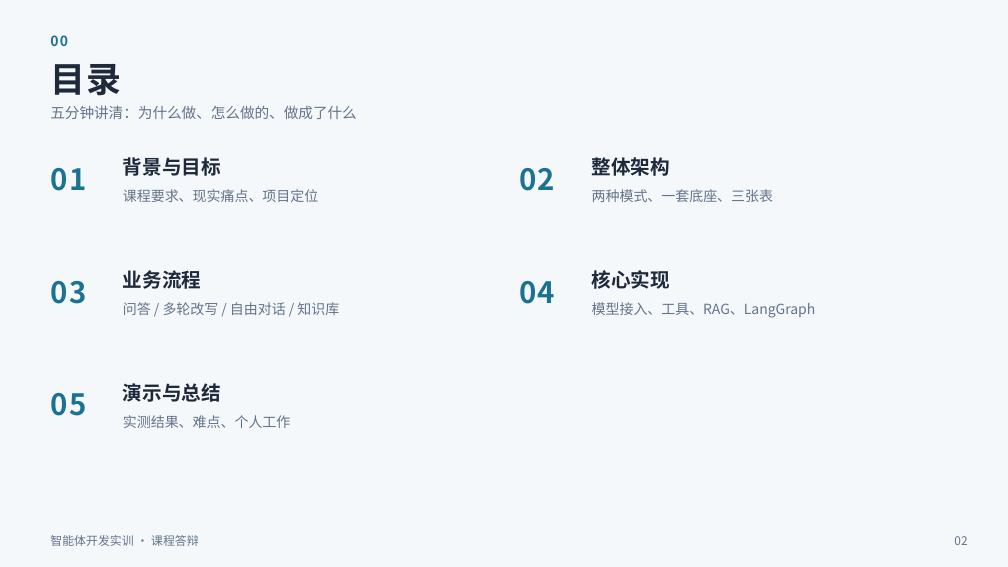
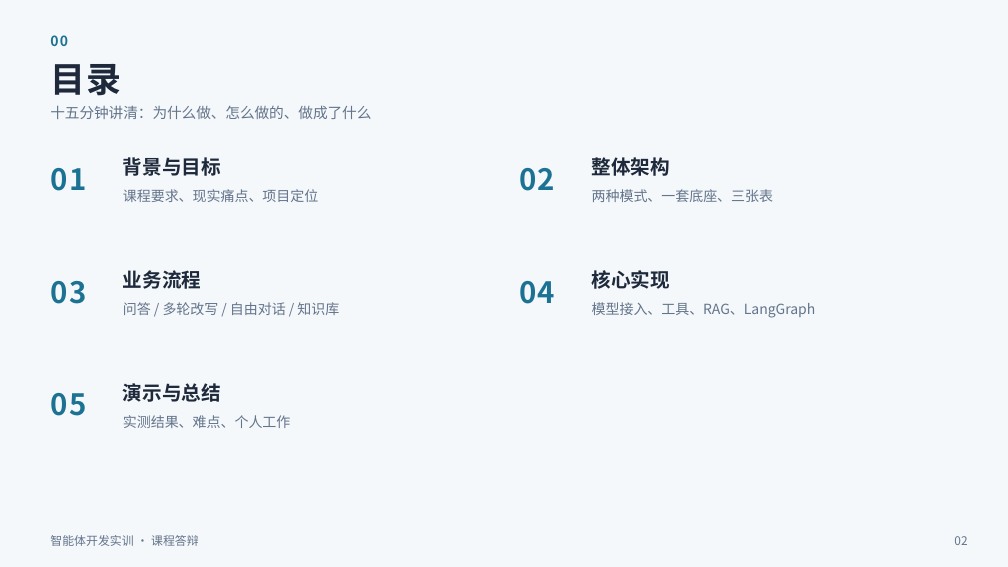
Before and after one commit to 1y1-dotcom/--langchain, a slide deck: slide 2 of 答辩PPT.pptx. Drawn at 1008x567 pixels with LibreOffice and Linux fonts; fonts in the diff are those of the drawing. Boxes give left, top, right and bottom in pixels: in the first picture for what was removed or moved away, otherwise in the second. Text is boxed around its words. In the diff, an @@ line names an element or a change of style, - is before the commit and + after.

```diff
--- a/答辩PPT.pptx
+++ b/答辩PPT.pptx
@@ text at (x1=50, y1=105, x2=371, y2=119): text changed @@
-五分钟讲清：为什么做、怎么做的、做成了什么
+十五分钟讲清：为什么做、怎么做的、做成了什么
```
Also in this commit, not shown: 11 other slides changed, 12 other files.
